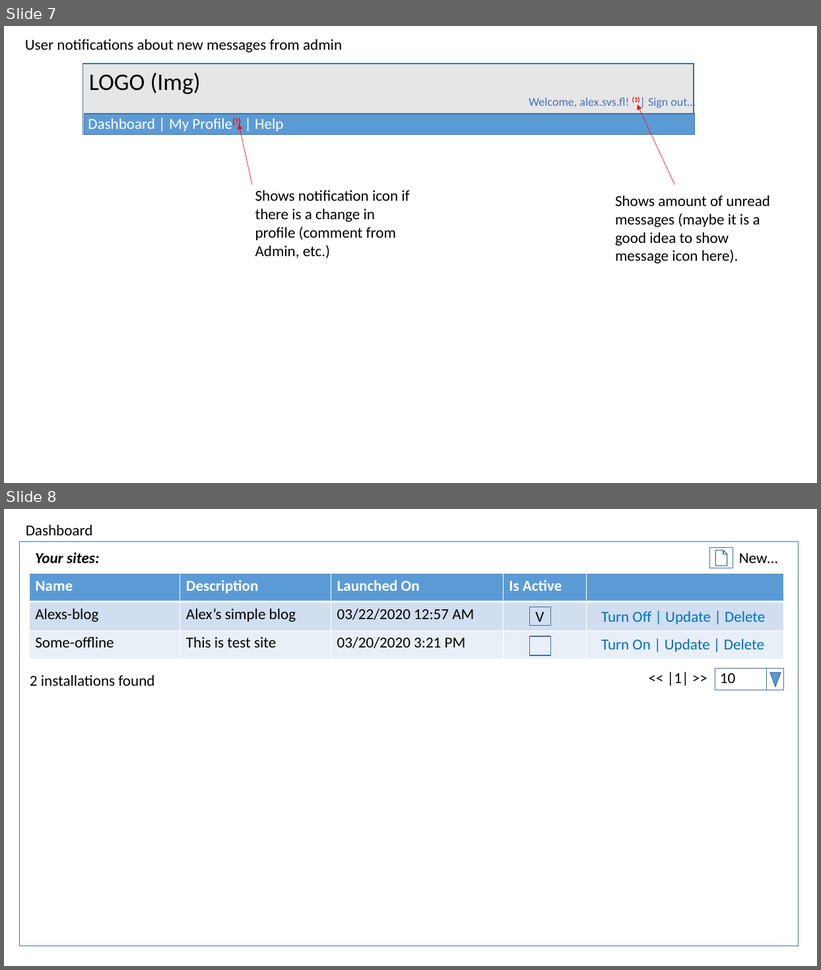
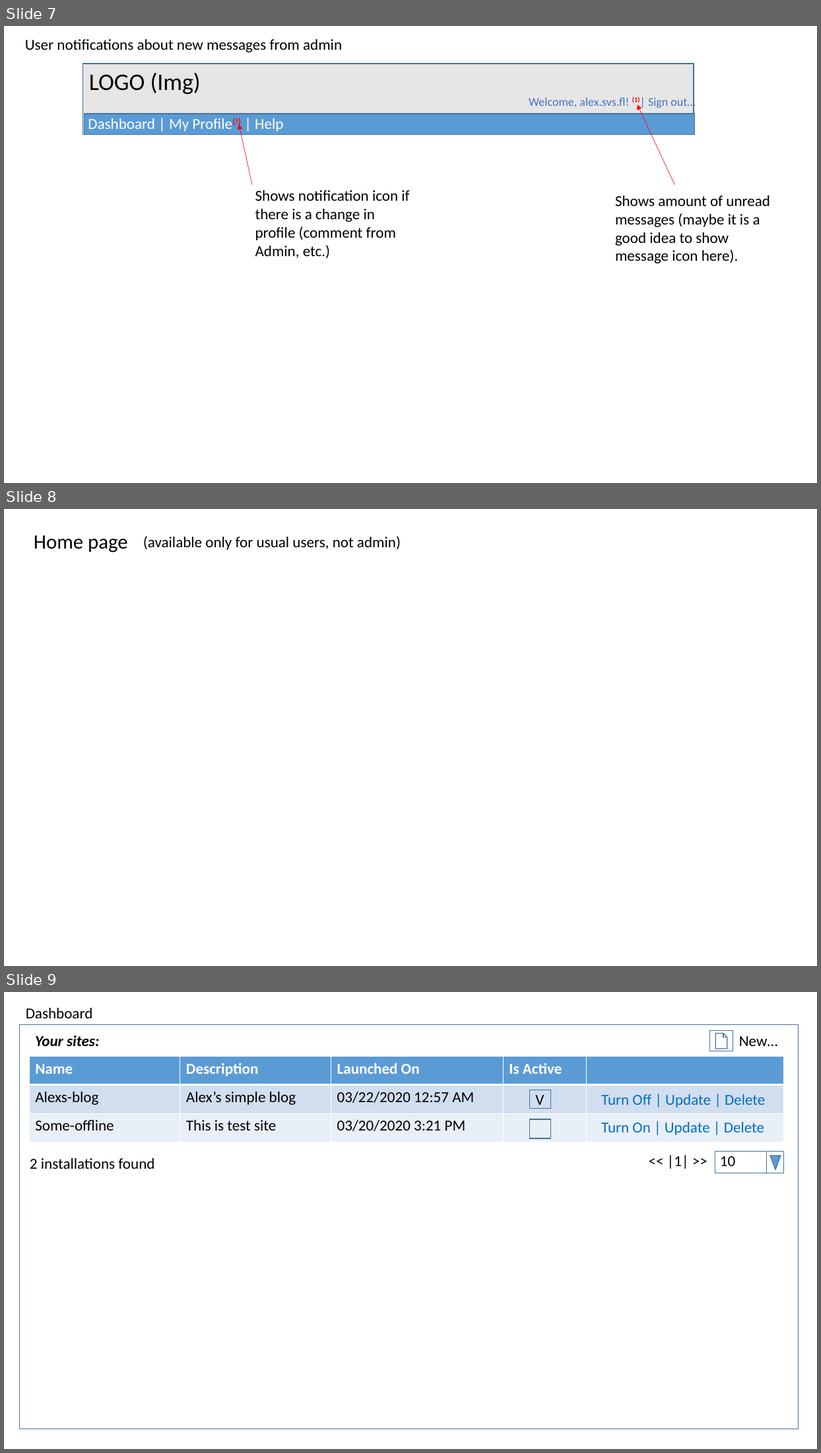
Before and after one commit to AlexanderFlanchik/AvsHost, a slide deck: Specs.pptx. Shown one above the other, each under a label of ours: slides 7 and 8 before the commit, slides 7, 8 and 9 after it. The pictures are 821x970 and 821x1453 pixels, drawn with LibreOffice and Linux fonts; fonts in the diff are those of the drawing. Boxes give left, top, right and bottom in pixels: in the first picture for what was removed or moved away, otherwise in the second. Text is boxed around its words. In the diff, an @@ line names an element or a change of style, - is before the commit and + after.

```diff
--- a/Specs.pptx
+++ b/Specs.pptx
@@ slide 8 added at <box>4,509,817,966</box>, background #FFFFFF @@
@@ text added at <box>34,535,127,553</box>, 24 pt, text #000000 @@
+Home page
@@ text added at <box>143,536,401,550</box>, 18 pt, text #000000 @@
+(available only for usual users, not admin)
@@ what was slide 8 is now slide 9 @@
```
Also in this commit, not shown: 5 other files.
